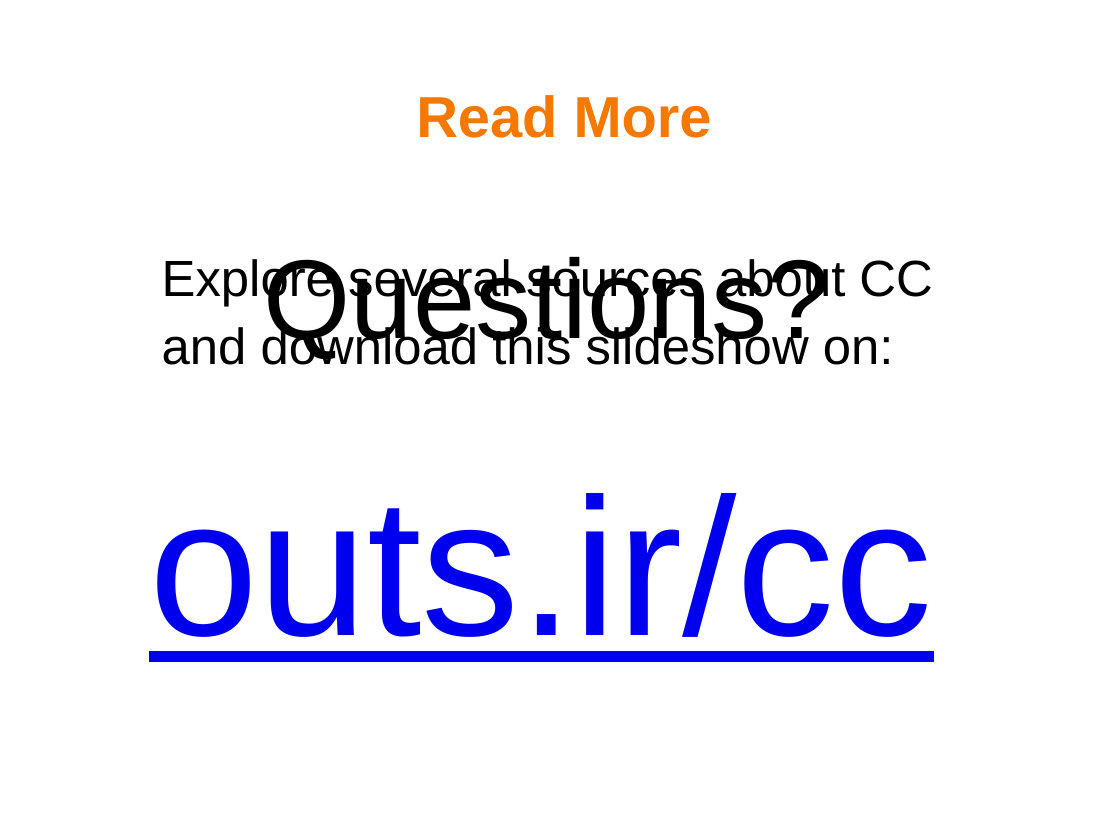
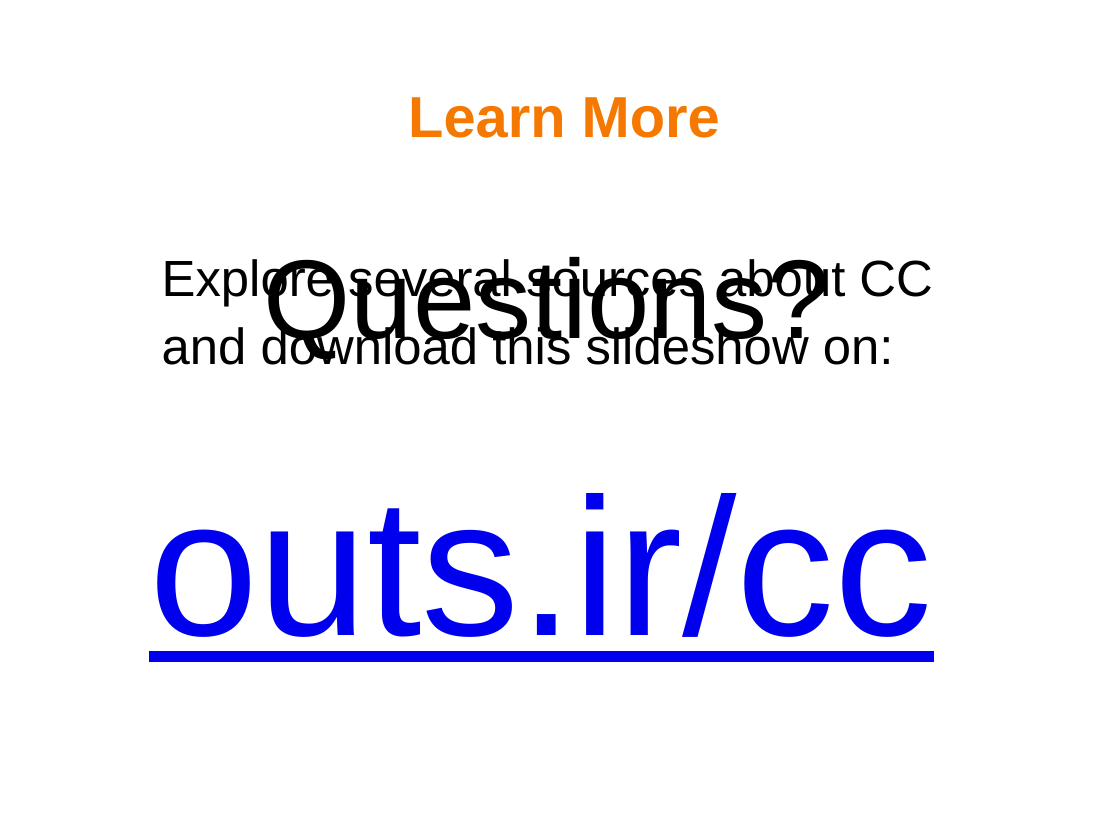
Before and after one commit to mohsend/know-creativecommons, a slide deck: slide 15 of know-cc-slideshow.odp (slide 16 before the commit). Drawn at 1120x840 pixels with LibreOffice and Linux fonts; fonts in the diff are those of the drawing; background and template pictures are left out. Boxes give left, top, right and bottom in pixels: in the first picture for what was removed or moved away, otherwise in the second. Text is boxed around its words. In the diff, an @@ line names an element or a change of style, - is before the commit and + after.

Commit message:
removes 'more info' slide edits title of slides 'Read more' > 'learn more' adds link to printable handouts in README

```diff
--- a/know-cc-slideshow.odp
+++ b/know-cc-slideshow.odp
@@ title at (408, 97, 720, 138): text changed @@
-Read More
+Learn More
```
Also in this commit, not shown: 1 other slide changed, 1 slide removed, 1 other file.
